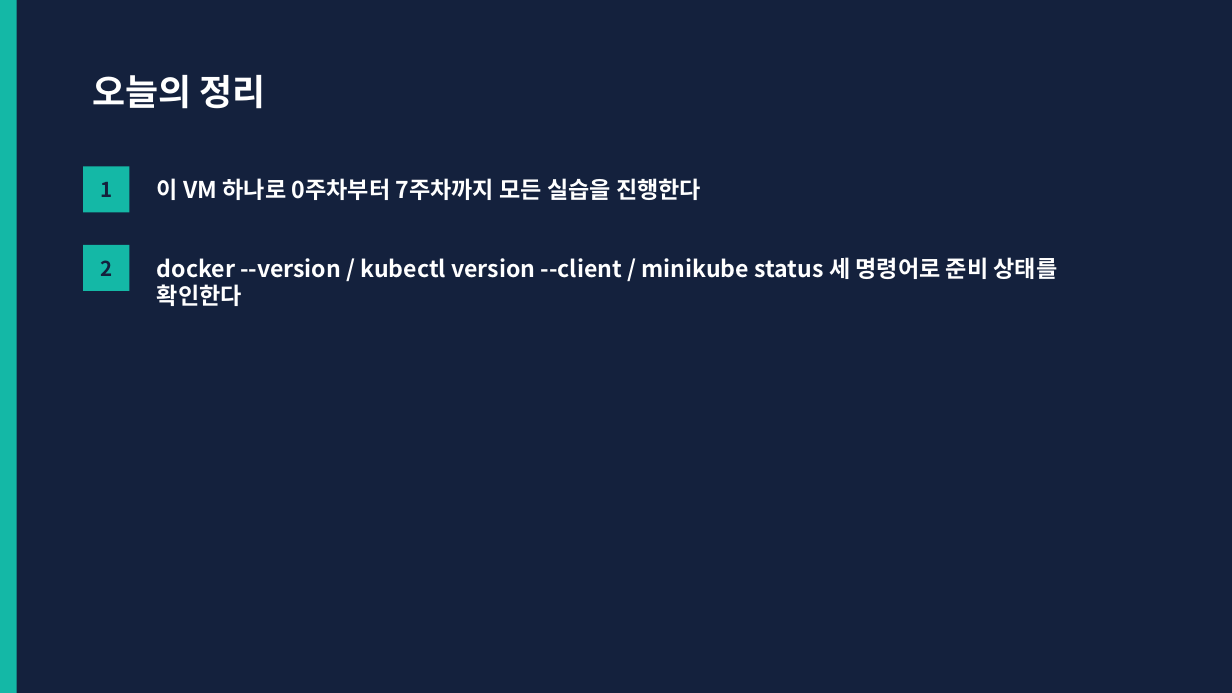
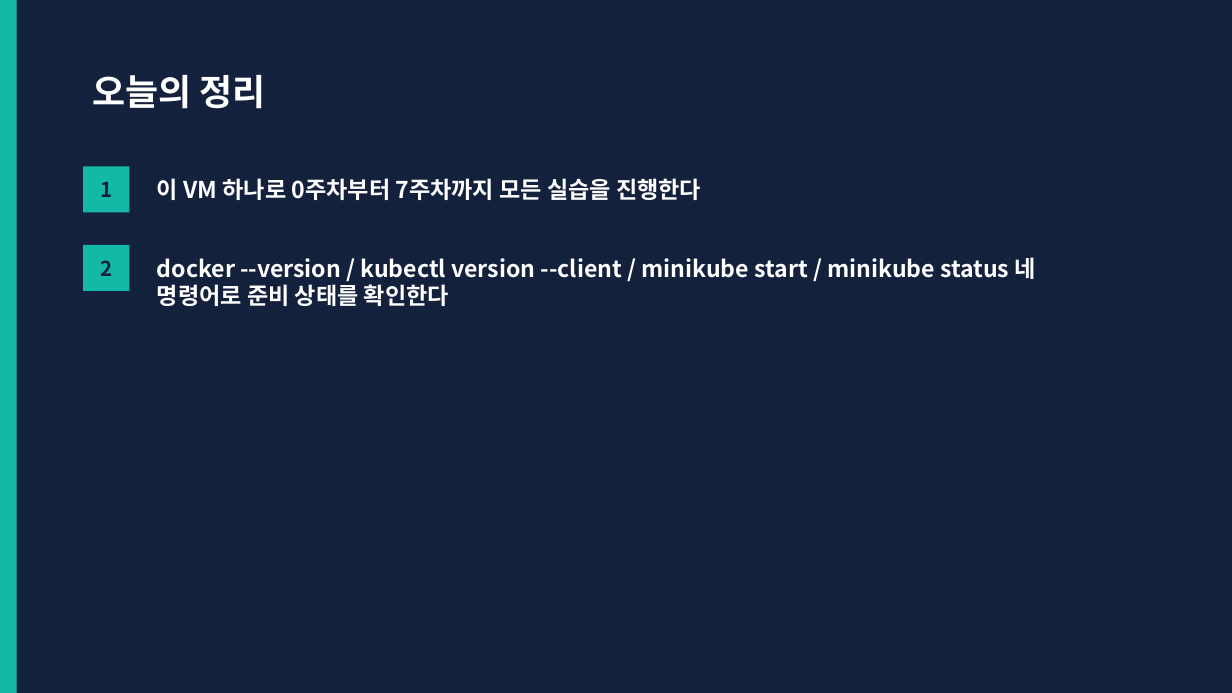
Before and after one commit to gorae-black/class, a slide deck: slide 16 of class/cloud_infra_mgmt/00주차_VM환경구성/01_강의자료/0주차_VM환경구성.pptx (slide 15 before the commit). Drawn at 1232x693 pixels with LibreOffice and Linux fonts; fonts in the diff are those of the drawing. Boxes give left, top, right and bottom in pixels: in the first picture for what was removed or moved away, otherwise in the second. Text is boxed around its words. In the diff, an @@ line names an element or a change of style, - is before the commit and + after.

```diff
--- a/class/cloud_infra_mgmt/00주차_VM환경구성/01_강의자료/0주차_VM환경구성.pptx
+++ b/class/cloud_infra_mgmt/00주차_VM환경구성/01_강의자료/0주차_VM환경구성.pptx
@@ text at bbox=[157, 257, 1036, 306]: text changed @@
-docker --version / kubectl version --client / minikube status 세 명령어로 준비 상태를 확인한다
+docker --version / kubectl version --client / minikube start / minikube status 네 명령어로 준비 상태를 확인한다
```
Also in this commit, not shown: 3 other slides changed, 1 slide added, 7 other files.
